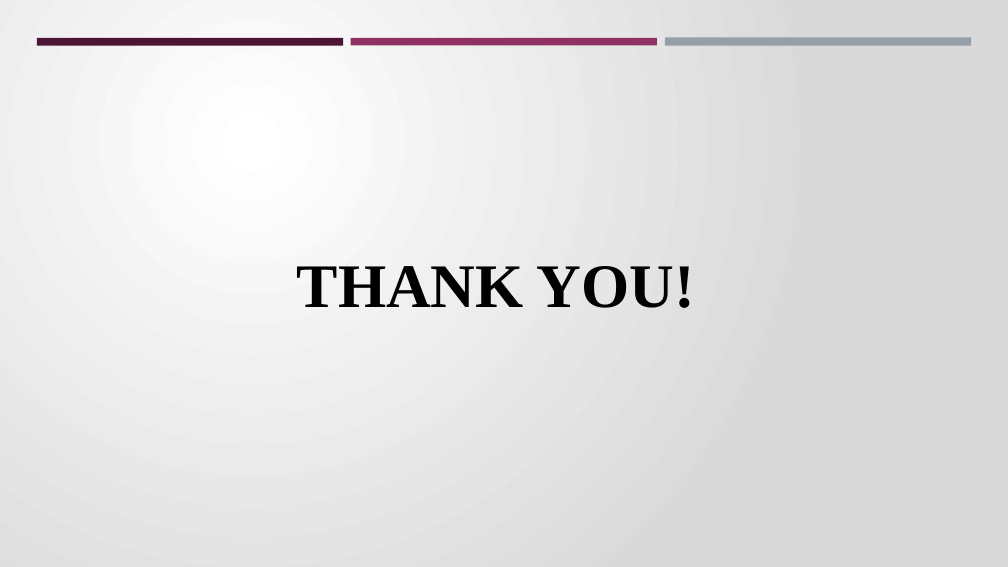
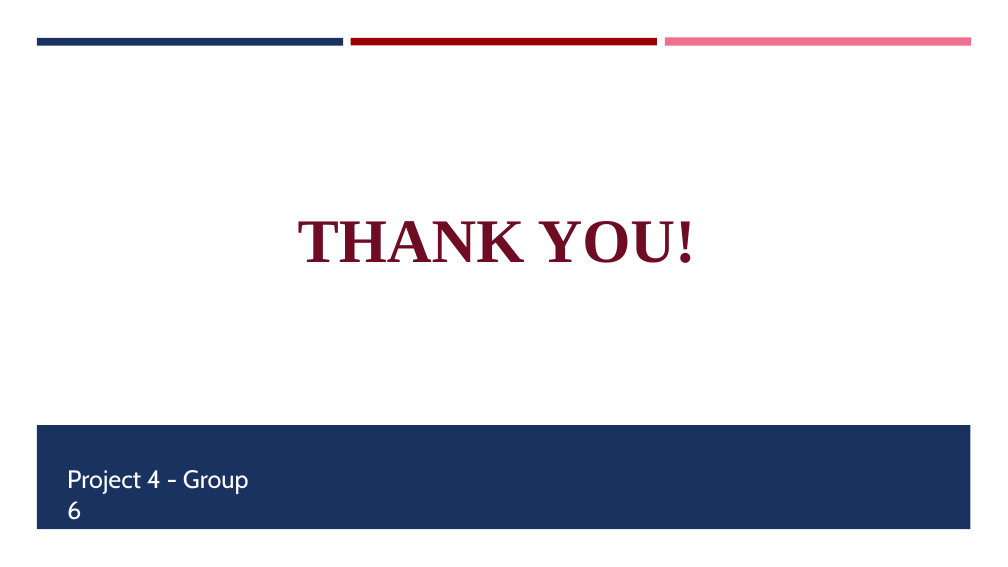
Before and after one commit to candidamg/Brain_Stroke_Prediction, a slide deck: slide 15 of Brain_Stroke_PP.pptx (slide 14 before the commit). Drawn at 1008x567 pixels with LibreOffice and Linux fonts; fonts in the diff are those of the drawing. Boxes give left, top, right and bottom in pixels: in the first picture for what was removed or moved away, otherwise in the second. Text is boxed around its words. In the diff, an @@ line names an element or a change of style, - is before the commit and + after.

```diff
--- a/Brain_Stroke_PP.pptx
+++ b/Brain_Stroke_PP.pptx
@@ background gradient #FFFFFF to #D9D9D9 to #FFFFFF @@
@@ rectangle at (37, 38, 343, 45): fill #4D1434 to #1A3260 @@
@@ rectangle at (351, 38, 657, 45): fill #903163 to #990000 @@
@@ rectangle at (665, 38, 971, 46): fill #969FA7 to #EE708E @@
@@ text "THANK YOU!": place and size @@
-text "THANK YOU!" at (297, 266, 695, 308)
+text "THANK YOU!" at (298, 221, 696, 263)
@@ text "THANK YOU!" at (298, 221, 696, 263): text colour none to #6E0C24, letter outline #000000 0.75 pt to #262626 0.75 pt @@
@@ rectangle added at (37, 425, 971, 529), fill #1A3260 @@
@@ text added at (67, 470, 249, 520), 24 pt, text #FFFFFF @@
+Project 4 - Group 6
```
Also in this commit, not shown: 6 other slides changed, 8 slides added, 7 slides removed.
